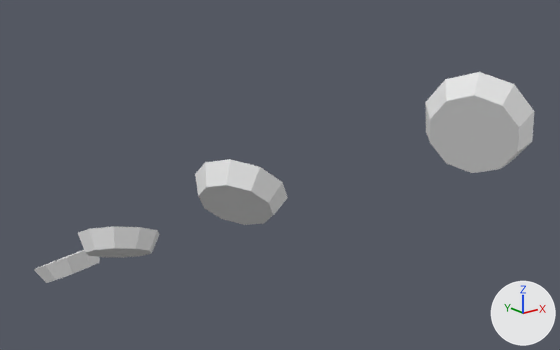
The OBJ model assets/cue/pieces/kraken/Tentacle2_1_Sucker.obj as it was, and as the next commit left it.
One viewpoint serves both versions: a camera (50 mm lens) standing at (-0.311, -0.501, 0.215) and looking at (0.06, -0.037, 0.029). Lighting does not change. The marker at lower right points along +X, +Y and +Z. The picture after the commit comes second. Where no turn or scale is listed for an object, it has been applied to the vertices.

The older version as bpy lines, for what is in view:
```python
me_tentacle2_1_sucker = bpy.data.meshes.new('Tentacle2_1_Sucker')
me_tentacle2_1_sucker.from_pydata(...)  # 80 vertices, 144 faces; spans x -0.061..0.061, y -0.266..0.266, z -0.143..0.143
ob_tentacle2_1_sucker = bpy.data.objects.new('Tentacle2_1_Sucker', me_tentacle2_1_sucker)
ob_tentacle2_1_sucker.location = (0.0, 0.0, 0.0)
```
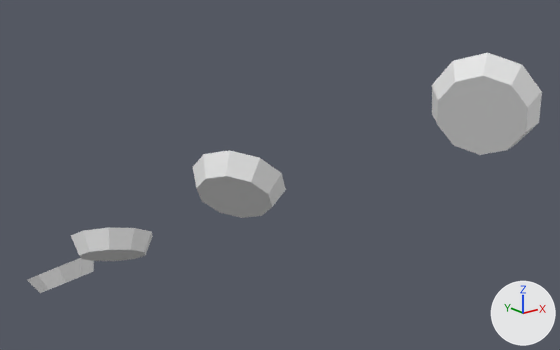
Where the change shows, as pixel boxes (x1, y1, x2, y2) in the pictures (560 x 350 px; the box of a moved part takes in the faces that stretch with it):
'Tentacle2_1_Sucker', reshaped (14% taller): before (34, 72, 534, 283); after (27, 53, 542, 293)
part 1 of me_tentacle2_1_sucker, moved or reshaped: before (34, 250, 100, 283); after (27, 258, 94, 293)
part 2 of me_tentacle2_1_sucker, moved or reshaped: before (78, 227, 159, 258); after (71, 228, 153, 261)
part 3 of me_tentacle2_1_sucker, moved or reshaped: before (195, 159, 288, 225); after (193, 150, 286, 218)
part 4 of me_tentacle2_1_sucker, moved or reshaped: before (425, 72, 534, 173); after (432, 53, 542, 155)

Edits to the bpy script that builds the scene:
```text
Change me_tentacle2_1_sucker:
    used by ob_tentacle2_1_sucker; location = (0.0, 0.0, 0.0)
    remove me_tentacle2_1_sucker.from_pydata(...)  # 80 vertices, 144 faces; spans x -0.061..0.061, y -0.266..0.266, z -0.143..0.143
    add me_tentacle2_1_sucker.from_pydata(...)  # 80 vertices, 144 faces; spans x -0.067..0.067, y -0.265..0.265, z -0.152..0.152
    me_tentacle2_1_sucker part 1: the loose piece of 20 vertices spanning x -0.049..0.025, y 0.2..0.266, z -0.143..-0.097 is multiplied about its middle by the matrix ((1.0, 0.026, -0.01), (-0.026, 0.999, 0.041), (0.011, -0.041, 0.999)), then moved by (-0.008, 0.0, -0.009)
    me_tentacle2_1_sucker part 2: the loose piece of 20 vertices spanning x -0.061..0.006, y 0.044..0.109, z -0.064..-0.017 is multiplied about its middle by the matrix ((0.999, -0.049, 0.018), (0.048, 0.998, 0.029), (-0.019, -0.029, 0.999)), then moved by (-0.006, 0.0, -0.001)
    me_tentacle2_1_sucker part 3: the loose piece of 20 vertices spanning x -0.039..0.017, y -0.111..-0.05, z 0.014..0.07 is multiplied about its middle by the matrix ((0.999, -0.049, 0.014), (0.049, 0.999, 0.011), (-0.015, -0.01, 1.0)), then moved by (-0.001, 0.0, 0.006)
    me_tentacle2_1_sucker part 4: the loose piece of 20 vertices spanning x 0.018..0.061, y -0.266..-0.209, z 0.083..0.143 is multiplied about its middle by the matrix ((0.999, -0.041, 0.006), (0.041, 0.999, 0.004), (-0.006, -0.003, 1.0)), then moved by (0.006, 0.0, 0.01)
```
